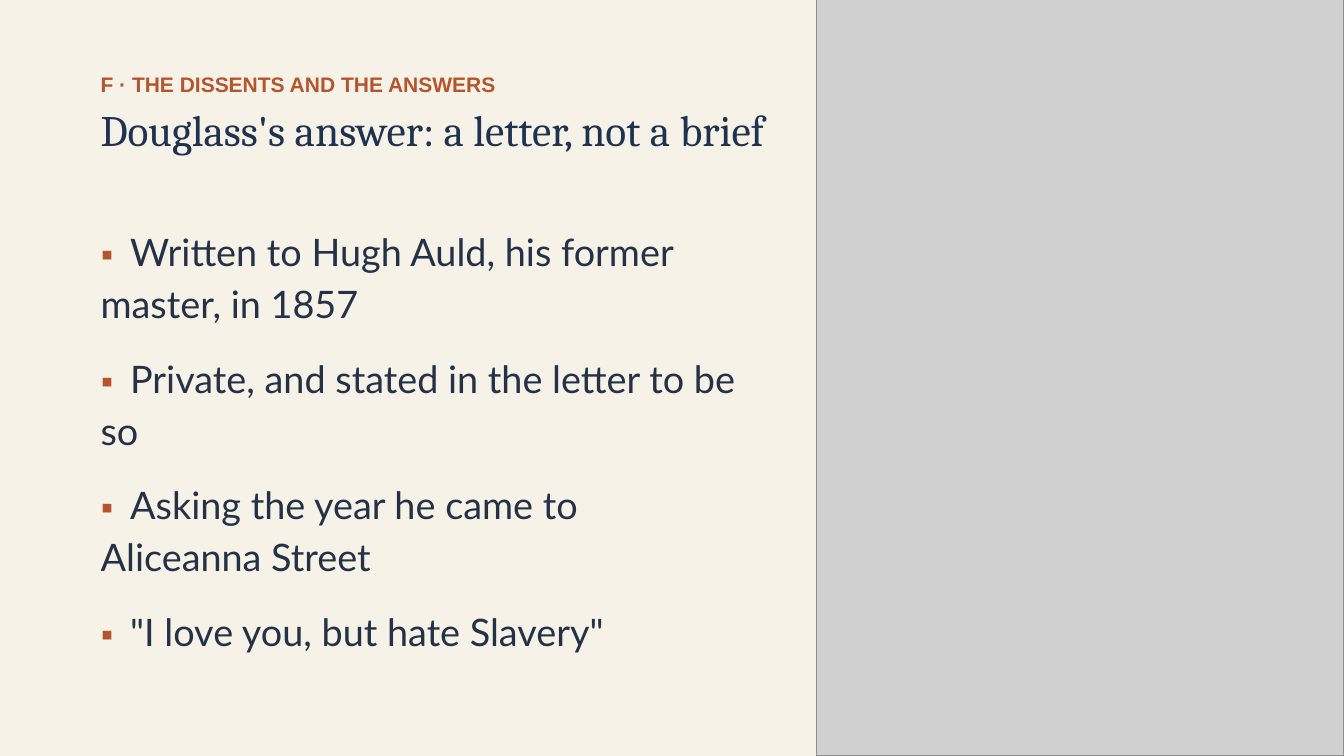
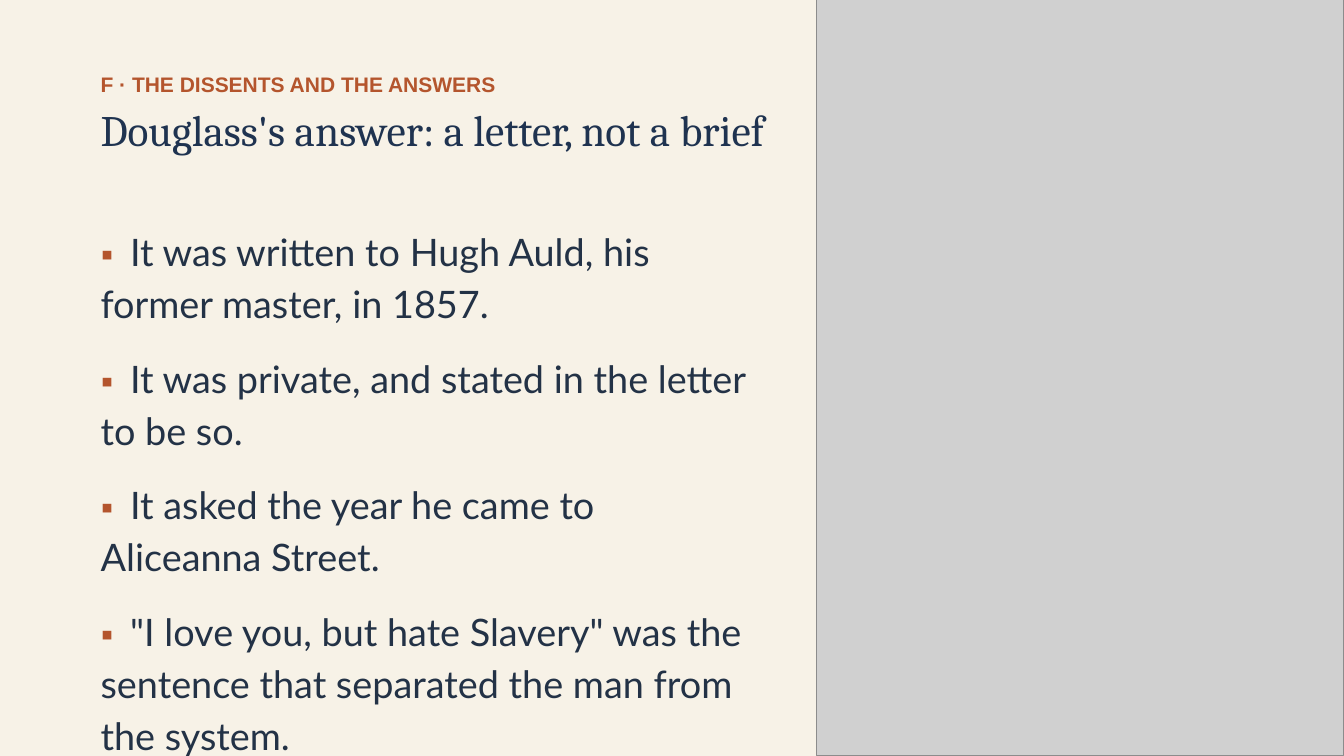
Before and after one commit to ab17gthb/humanities-curriculum-group, a slide deck: slide 19 of sectional-crisis/lesson-04/lesson-04-slides.pptx. Drawn at 1344x756 pixels with LibreOffice and Linux fonts; fonts in the diff are those of the drawing; grey boxes stand for pictures. Boxes give left, top, right and bottom in pixels: in the first picture for what was removed or moved away, otherwise in the second. Text is boxed around its words. In the diff, an @@ line names an element or a change of style, - is before the commit and + after.

```diff
--- a/sectional-crisis/lesson-04/lesson-04-slides.pptx
+++ b/sectional-crisis/lesson-04/lesson-04-slides.pptx
@@ text at (101,238,746,699): text changed @@
-▪ Written to Hugh Auld, his former master, in 1857
-▪ Private, and stated in the letter to be so
-▪ Asking the year he came to Aliceanna Street
-▪ "I love you, but hate Slavery"
+▪ It was written to Hugh Auld, his former master, in 1857.
+▪ It was private, and stated in the letter to be so.
+▪ It asked the year he came to Aliceanna Street.
+▪ "I love you, but hate Slavery" was the sentence that separated the man from the system.
```
Also in this commit, not shown: 7 other slides changed, 6 other files.
